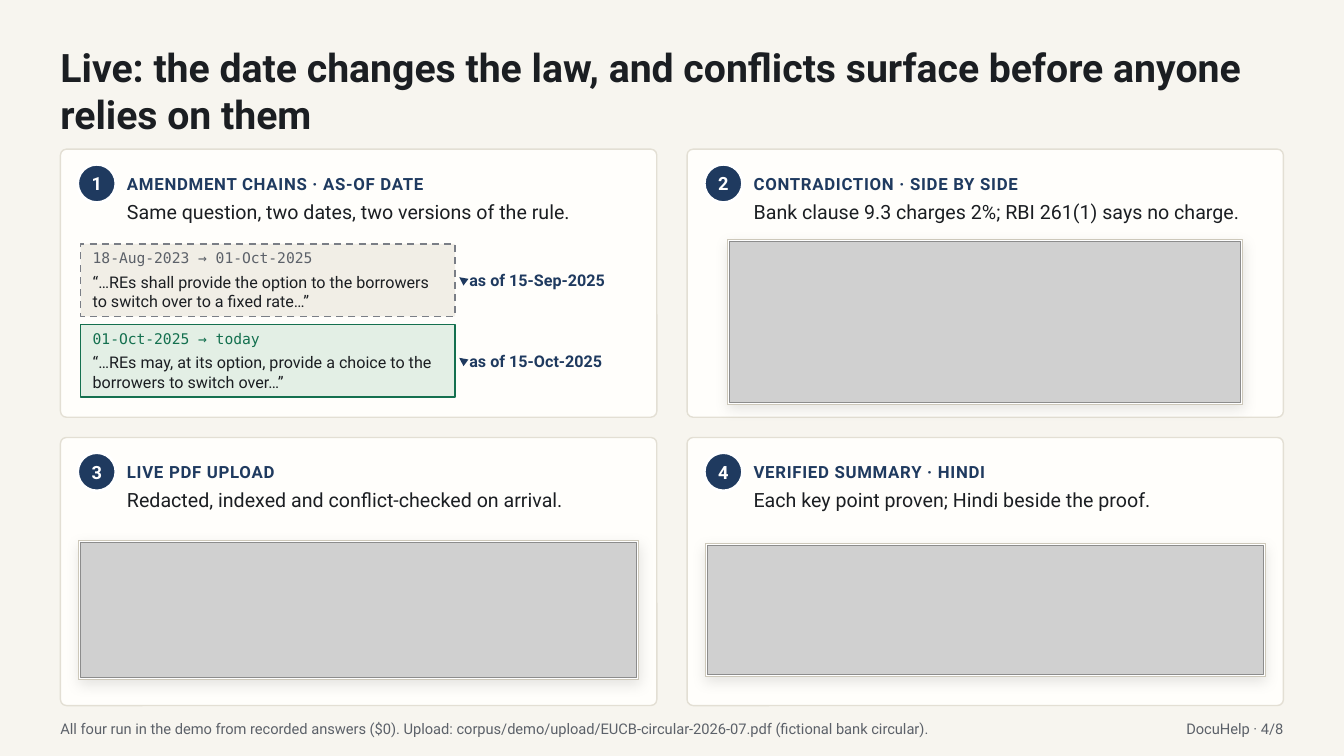
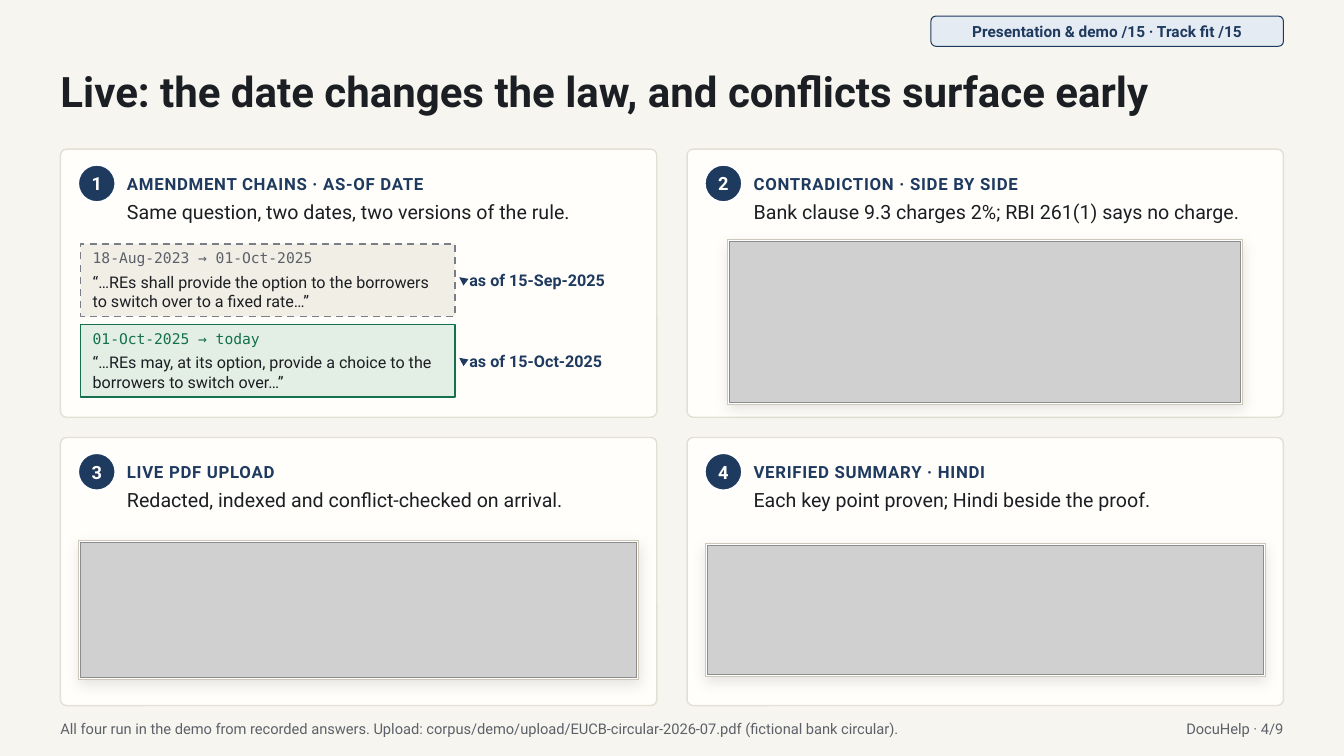
Before and after one commit to adityatiwari101104/Hack-a-sol-5.0, a slide deck: slide 4 of deck/DocuHelp-pitch.pptx. Drawn at 1344x756 pixels with LibreOffice and Linux fonts; fonts in the diff are those of the drawing; grey boxes stand for pictures. Boxes give left, top, right and bottom in pixels: in the first picture for what was removed or moved away, otherwise in the second. Text is boxed around its words. In the diff, an @@ line names an element or a change of style, - is before the commit and + after.

```diff
--- a/deck/DocuHelp-pitch.pptx
+++ b/deck/DocuHelp-pitch.pptx
@@ rounded rectangle added at (931, 16, 1284, 46), fill #E5EBF3, outline #1F3A5F 0.75 pt @@
@@ text added at (972, 25, 1241, 38), 11 pt, text #1F3A5F, bold @@
+Presentation & demo /15 · Track fit /15
@@ text at (60, 75, 1148, 116): text changed; size 28 to 30 pt @@
-Live: the date changes the law, and conflicts surface before anyone relies on them
+Live: the date changes the law, and conflicts surface early
@@ text at (60, 722, 898, 737): text changed @@
-All four run in the demo from recorded answers ($0). Upload: corpus/demo/upload/EUCB-circular-2026-07.pdf (fictional bank circular).
+All four run in the demo from recorded answers. Upload: corpus/demo/upload/EUCB-circular-2026-07.pdf (fictional bank circular).
@@ text at (1186, 723, 1283, 737): text changed @@
-DocuHelp · 4/8
+DocuHelp · 4/9
```
Also in this commit, not shown: 5 other slides changed, 3 slides added, 2 slides removed, 39 other files.
